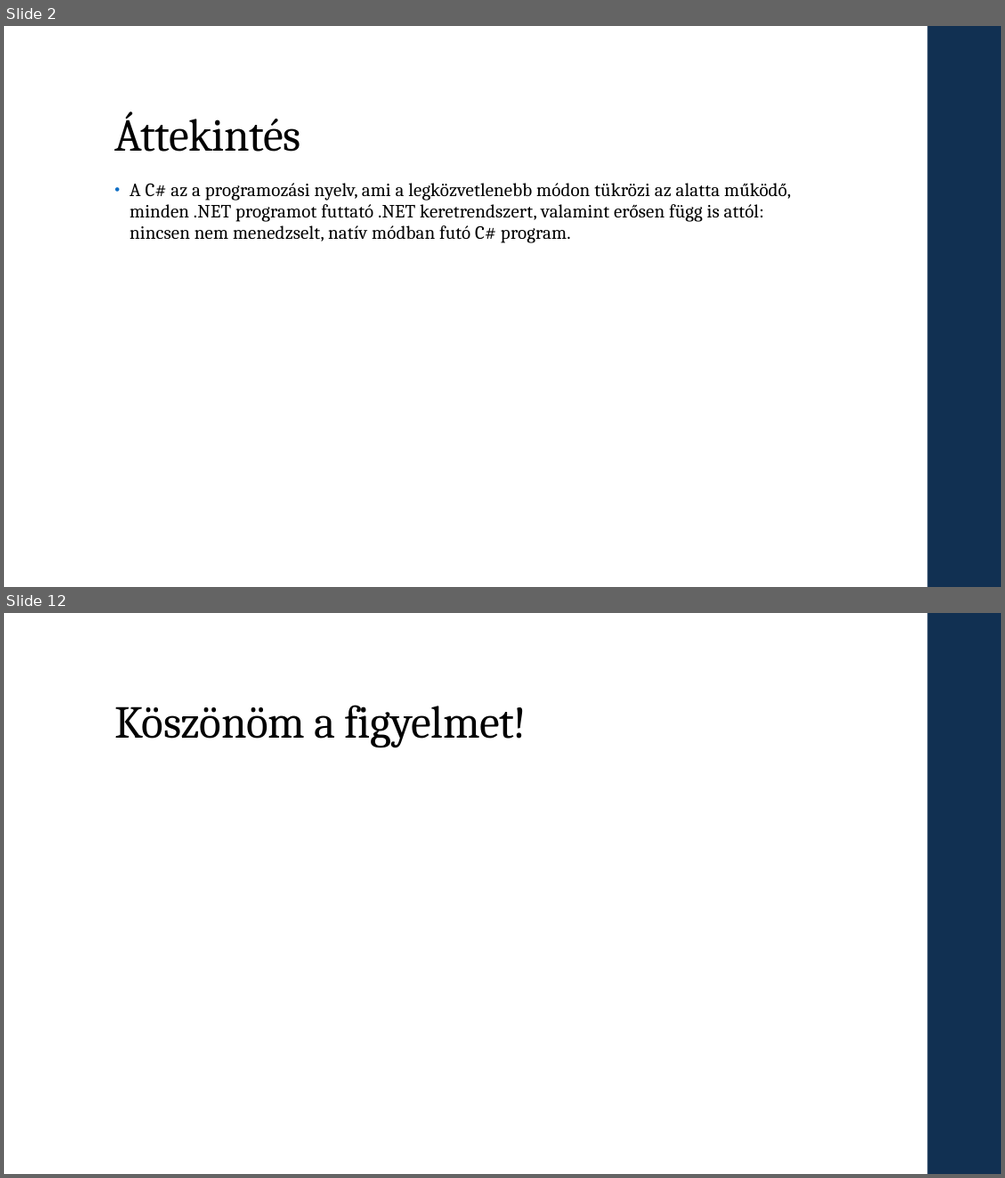
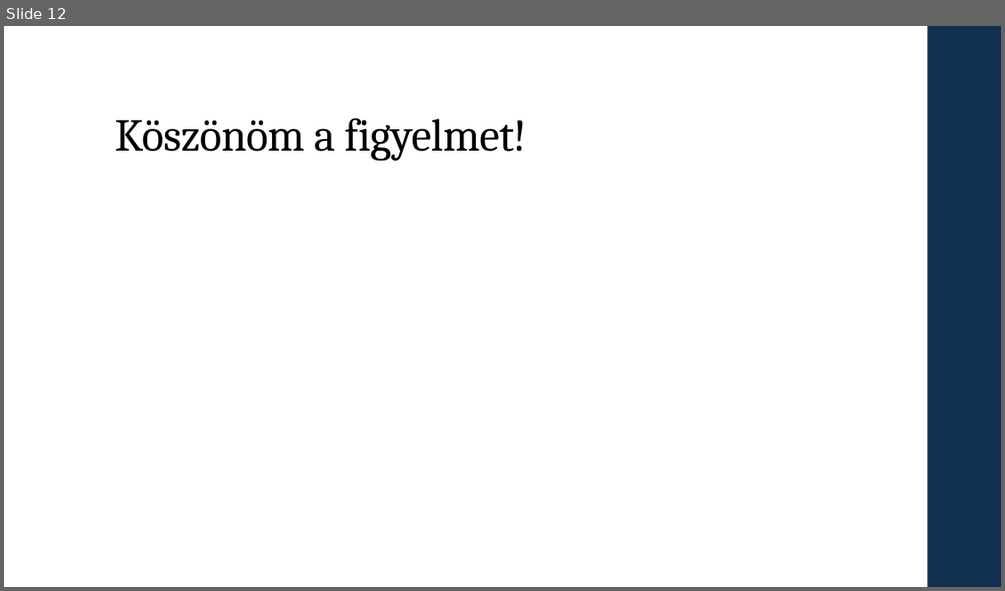
Before and after one commit to dudaslevente/Paprika, a slide deck: Beadandó.pptx. Shown one above the other, each under a label of ours: slides 2 and 12 before the commit, slide 12 after it; the slides between them are not shown. The pictures are 1005x1178 and 1005x591 pixels, drawn with LibreOffice and Linux fonts; fonts in the diff are those of the drawing. Boxes give left, top, right and bottom in pixels: in the first picture for what was removed or moved away, otherwise in the second. Text is boxed around its words. In the diff, an @@ line names an element or a change of style, - is before the commit and + after.

```diff
--- a/Beadandó.pptx
+++ b/Beadandó.pptx
@@ slide 2 removed at (4,26,1001,587), background #FFFFFF; not listed: 1 template element that a slide beside it also shows @@
@@ title removed at (114,111,300,151) @@
-Áttekintés
@@ text removed at (129,183,791,243) @@
-• A C# az a programozási nyelv, ami a legközvetlenebb módon tükrözi az alatta működő, minden .NET programot futtató .NET keretrendszert, valamint erősen függ is attól: nincsen nem menedzselt, natív módban futó C# program.
```
Also in this commit, not shown: 1 slide changed, 2 slides added, 1 other slide removed.
